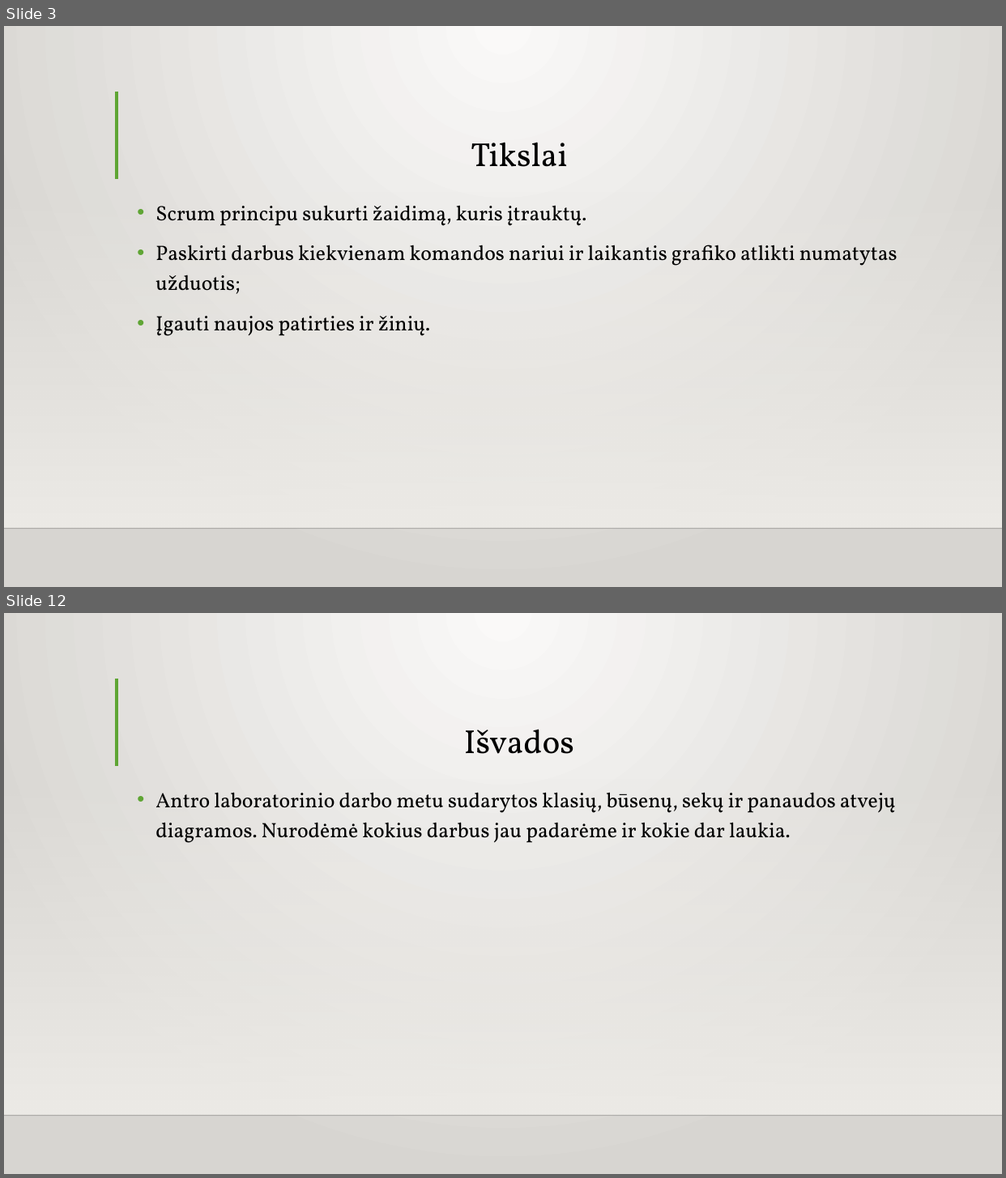
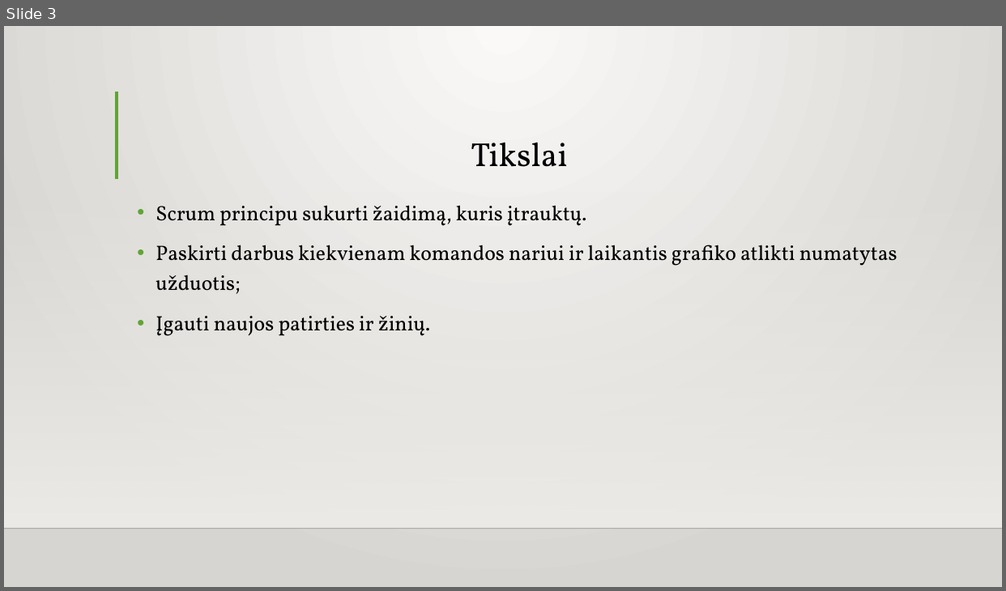
Before and after one commit to IgnasTrashDove1/Flappy, a slide deck: PĮ-antras-atsiskaitymas.pptx. Shown one above the other, each under a label of ours: slides 3 and 12 before the commit, slide 3 after it; the slides between them are not shown. The pictures are 1006x1178 and 1006x591 pixels, drawn with LibreOffice and Linux fonts; fonts in the diff are those of the drawing; background and template pictures are left out. Boxes give left, top, right and bottom in pixels: in the first picture for what was removed or moved away, otherwise in the second. Text is boxed around its words. In the diff, an @@ line names an element or a change of style, - is before the commit and + after.

```diff
--- a/PĮ-antras-atsiskaitymas.pptx
+++ b/PĮ-antras-atsiskaitymas.pptx
@@ slide 12 removed at <box>4,613,1002,1174</box>, background gradient #FAFAF9 to #D7D5D2; not listed: 3 template elements that a slide beside it also shows @@
@@ title removed at <box>464,729,574,754</box> @@
-Išvados
@@ text removed at <box>155,792,896,843</box> @@
-• Antro laboratorinio darbo metu sudarytos klasių, būsenų, sekų ir panaudos atvejų diagramos. Nurodėmė kokius darbus jau padarėme ir kokie dar laukia.
```
Also in this commit, not shown: 8 slides changed, 2 slides added, 3 other slides removed.
